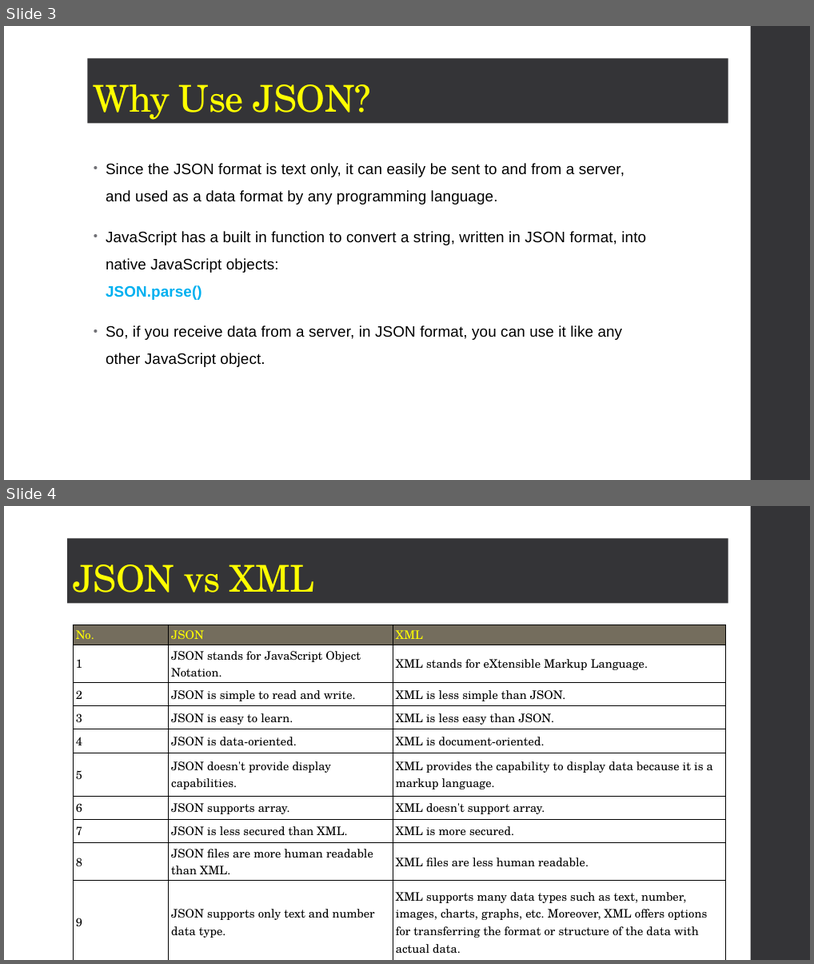
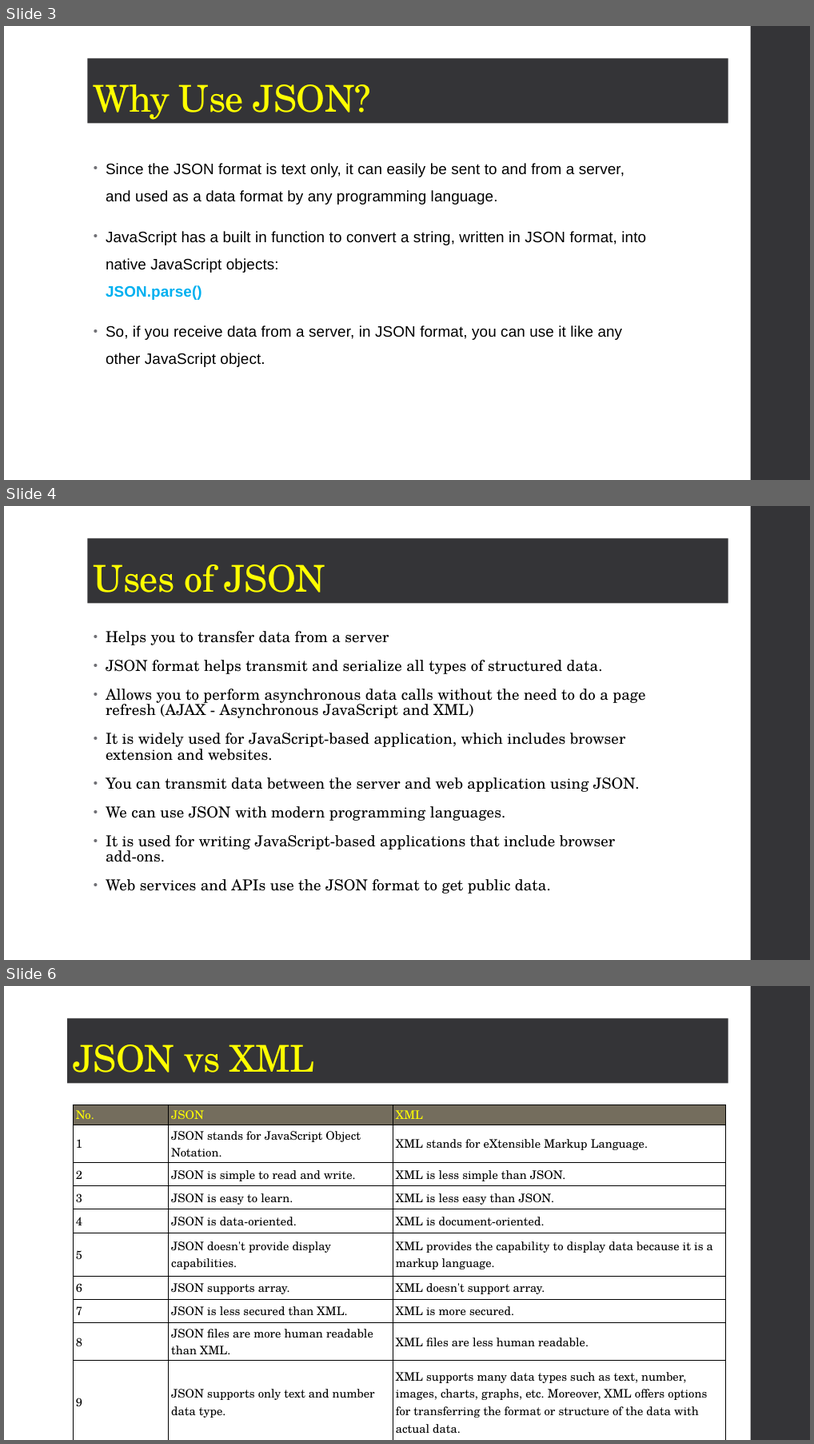
Before and after one commit to tubahoorain/notes, a slide deck: JSON.pptx. Shown one above the other, each under a label of ours: slides 3 and 4 before the commit, slides 3, 4 and 6 after it; the slides between them are not shown. The pictures are 814x964 and 814x1444 pixels, drawn with LibreOffice and Linux fonts; fonts in the diff are those of the drawing. Boxes give left, top, right and bottom in pixels: in the first picture for what was removed or moved away, otherwise in the second. Text is boxed around its words. In the diff, an @@ line names an element or a change of style, - is before the commit and + after.

```diff
--- a/JSON.pptx
+++ b/JSON.pptx
@@ slide 4 added at [4,506,810,960], background #FFFFFF; not listed: 1 template element that a slide beside it also shows @@
@@ title added at [87,538,729,603], fill #353537, 44 pt, text #FFFF00 @@
+Uses of JSON
@@ text added at [106,631,646,893], 18 pt, text #000000 @@
+• Helps you to transfer data from a server
+• JSON format helps transmit and serialize all types of structured data.
+• Allows you to perform asynchronous data calls without the need to do a page refresh (AJAX - Asynchronous JavaScript and XML)
+• It is widely used for JavaScript-based application, which includes browser extension and websites.
+• You can transmit data between the server and web application using JSON.
+• We can use JSON with modern programming languages.
+• It is used for writing JavaScript-based applications that include browser add-ons.
+• Web services and APIs use the JSON format to get public data.
@@ what was slide 4 is now slide 6 @@
```
Also in this commit, not shown: 1 slide changed, 6 other slides added.
